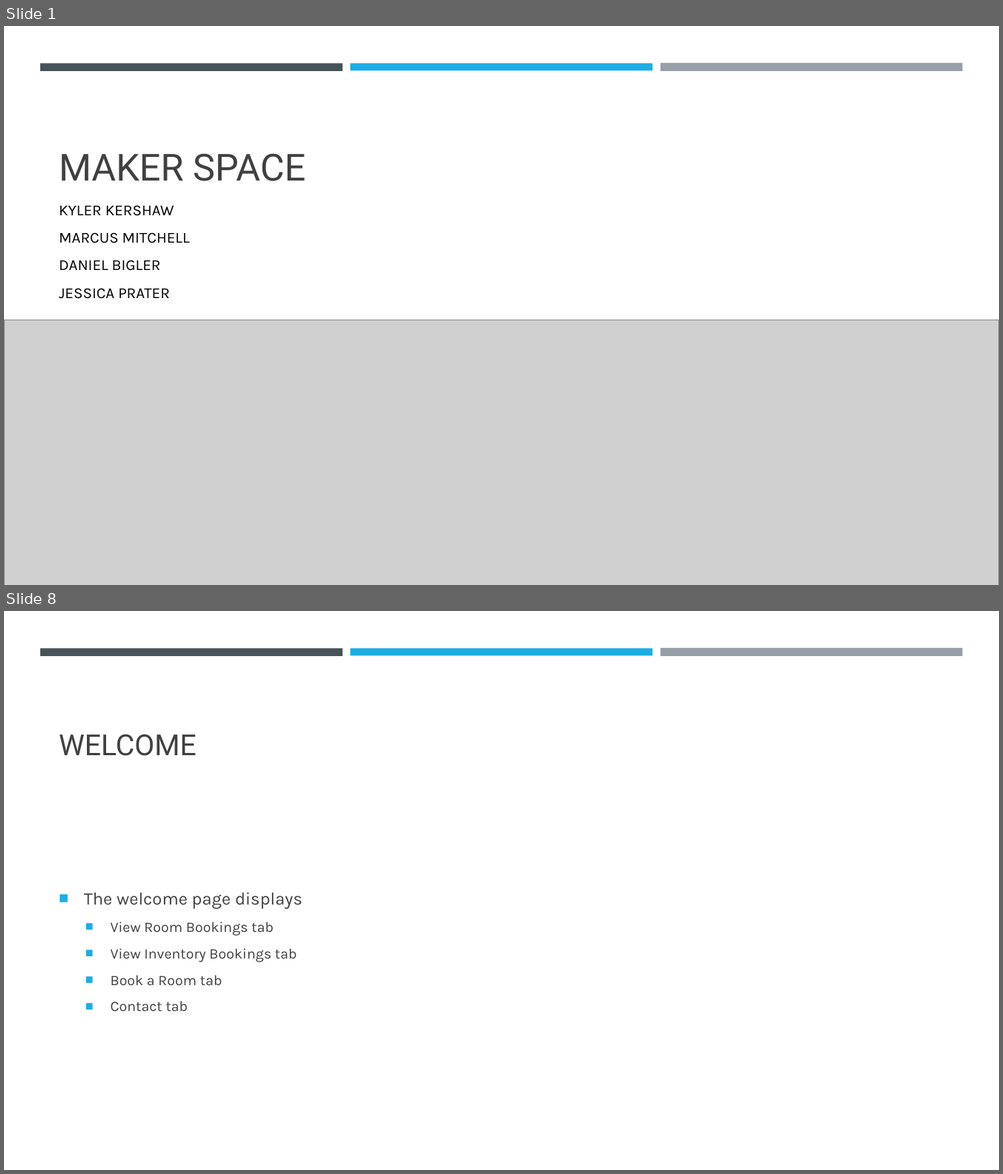
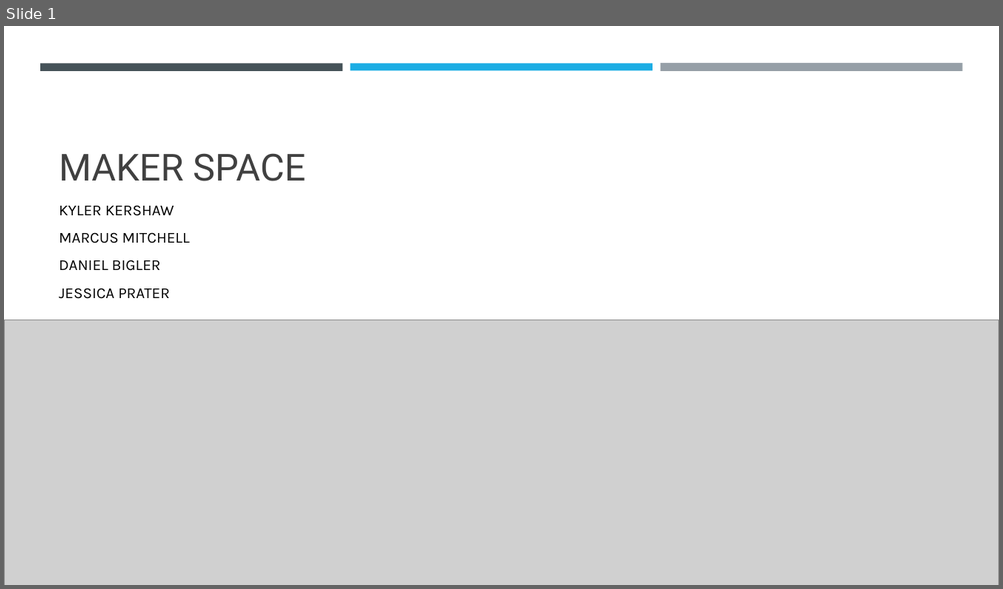
Before and after one commit to KershawK5646/CapstoneProject, a slide deck: Design Docs/Maker Space.pptx. Shown one above the other, each under a label of ours: slides 1 and 8 before the commit, slide 1 after it; the slides between them are not shown. The pictures are 1003x1174 and 1003x589 pixels, drawn with LibreOffice and Linux fonts; fonts in the diff are those of the drawing; grey boxes stand for pictures. Boxes give left, top, right and bottom in pixels: in the first picture for what was removed or moved away, otherwise in the second. Text is boxed around its words. In the diff, an @@ line names an element or a change of style, - is before the commit and + after.

```diff
--- a/Design Docs/Maker Space.pptx
+++ b/Design Docs/Maker Space.pptx
@@ slide 8 removed at <box>4,611,999,1170</box>, background #FFFFFF @@
@@ rectangle removed at <box>40,648,343,655</box> @@
@@ rectangle removed at <box>350,648,652,655</box> @@
@@ rectangle removed at <box>660,648,962,657</box> @@
@@ title removed at <box>59,734,196,756</box> @@
-WELCOME
@@ text removed at <box>84,892,302,1011</box> @@
-■ The welcome page displays
-  ■ View Room Bookings tab
-  ■ View Inventory Bookings tab
-  ■ Book a Room tab
-  ■ Contact tab
```
Also in this commit, not shown: 12 slides changed, 3 slides added.
